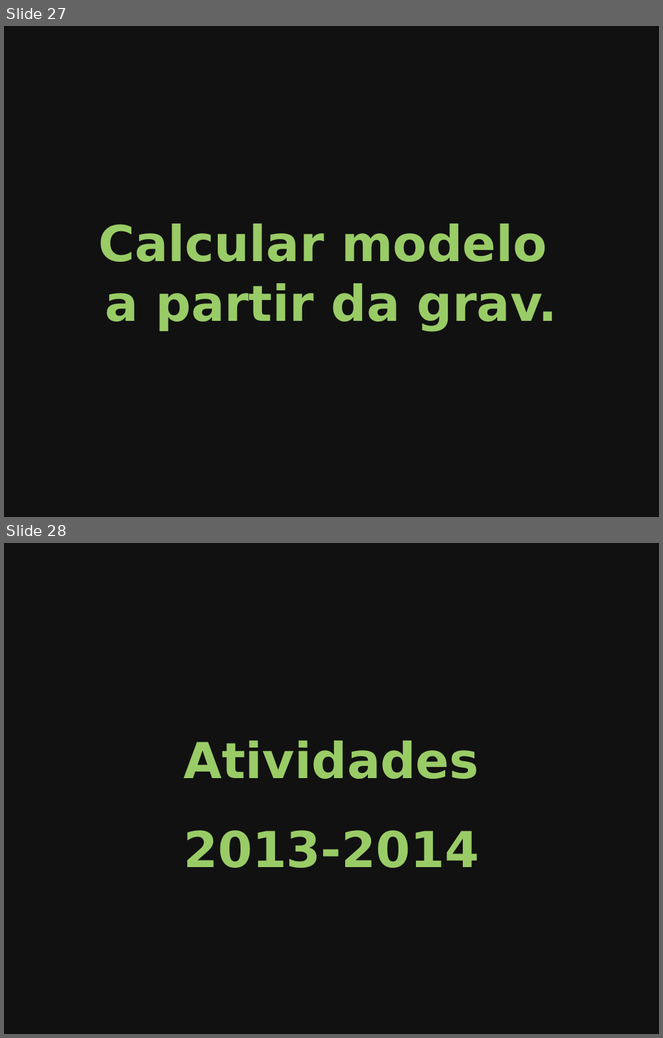
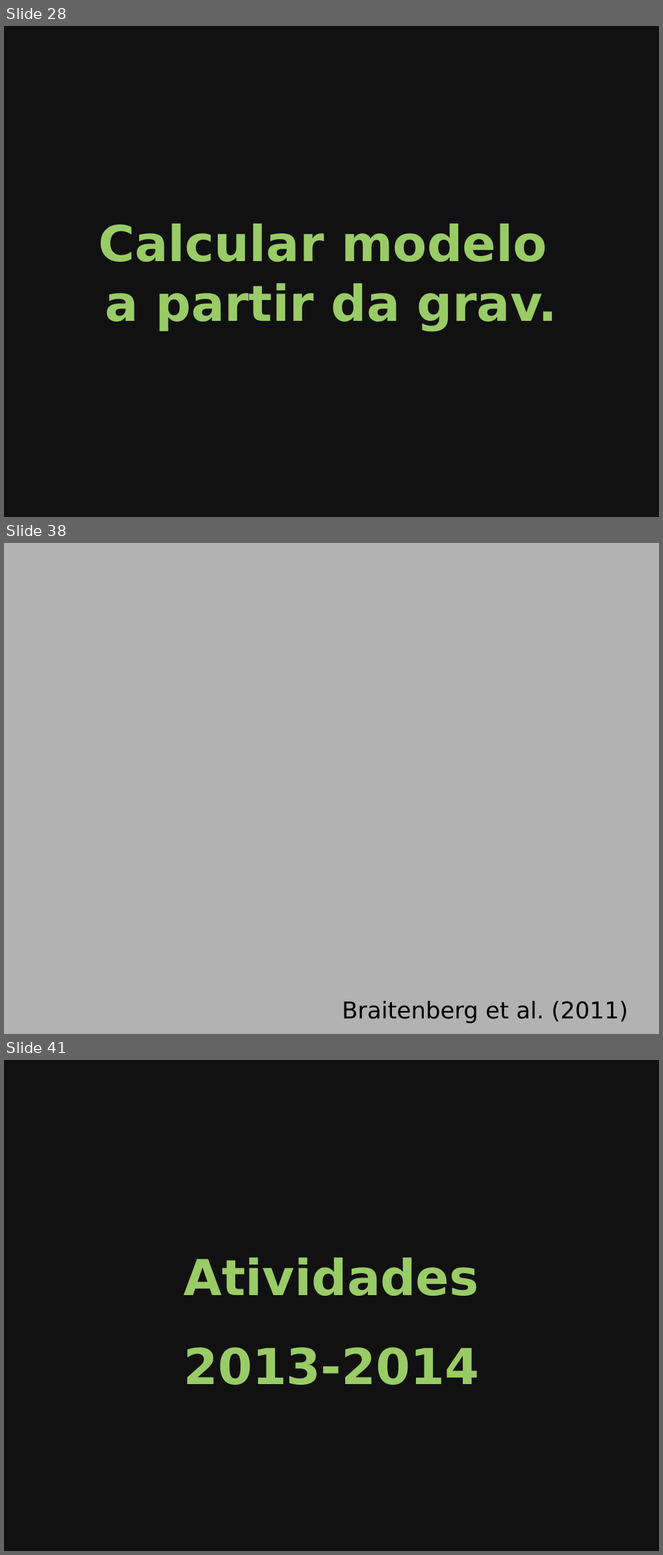
Before and after one commit to leouieda/seminario-on-2014, a slide deck: slides.odp. Shown one above the other, each under a label of ours: slides 27 and 28 before the commit, slides 28, 38 and 41 after it; the slides between them are not shown. The pictures are 663x1038 and 663x1555 pixels, drawn with LibreOffice and Linux fonts; fonts in the diff are those of the drawing; background and template pictures are left out. Boxes give left, top, right and bottom in pixels: in the first picture for what was removed or moved away, otherwise in the second. Text is boxed around its words. In the diff, an @@ line names an element or a change of style, - is before the commit and + after.

```diff
--- a/slides.odp
+++ b/slides.odp
@@ slide 38 added at bbox=[4, 543, 659, 1034], background picture (left out) @@
@@ text added at bbox=[342, 1001, 628, 1024], 28 pt, text #000000 @@
+Braitenberg et al. (2011)
@@ what was slide 27 is now slide 28 @@
@@ what was slide 28 is now slide 41 @@
```
Also in this commit, not shown: 1 slide changed, 12 other slides added, 13 other files.
